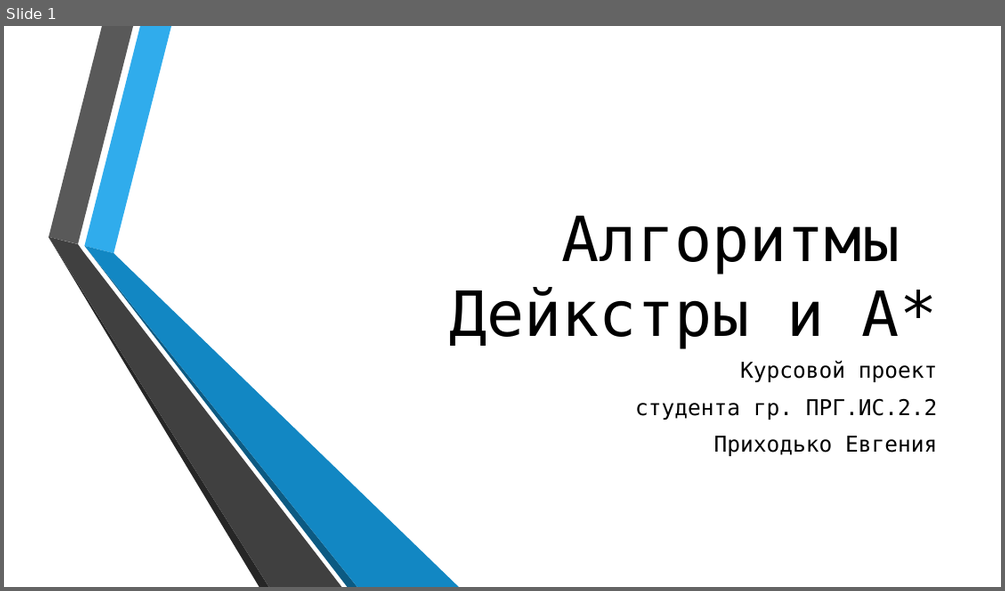
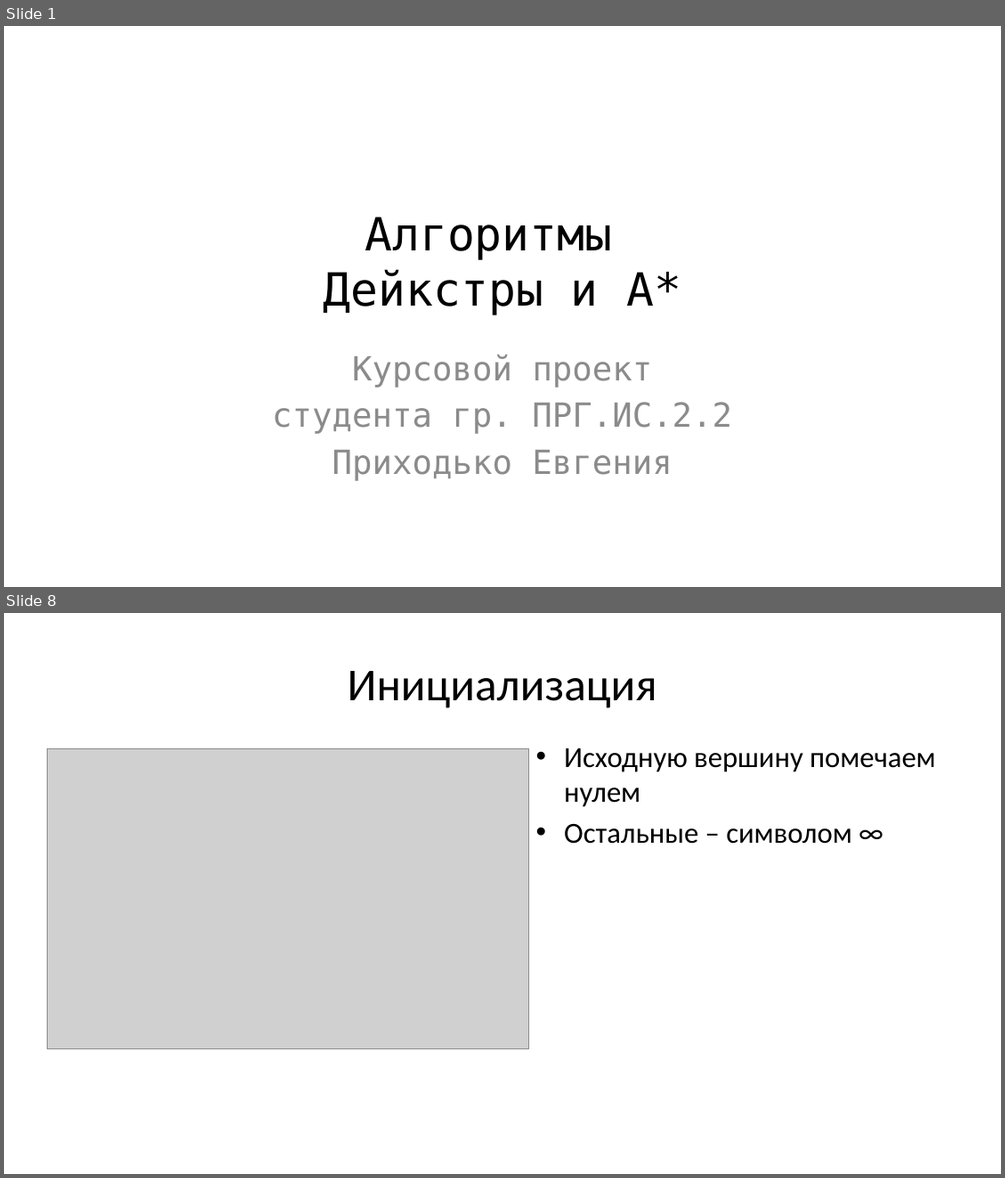
Before and after one commit to Fck-r-sns/Dijkstra-vs-AStar, a slide deck: Презентация.pptx. Shown one above the other, each under a label of ours: slide 1 before the commit, slides 1 and 8 after it; the slides between them are not shown. The pictures are 1005x591 and 1005x1178 pixels, drawn with LibreOffice and Linux fonts; fonts in the diff are those of the drawing; grey boxes stand for pictures; background and template pictures are left out. Boxes give left, top, right and bottom in pixels: in the first picture for what was removed or moved away, otherwise in the second. Text is boxed around its words. In the diff, an @@ line names an element or a change of style, - is before the commit and + after.

```diff
--- a/Презентация.pptx
+++ b/Презентация.pptx
@@ slide 8 added at box(4, 613, 1001, 1174), background #FFFFFF @@
@@ title added at box(348, 671, 657, 708), 44 pt, text #000000 @@
+Инициализация
@@ picture added at box(48, 748, 529, 1048) @@
@@ text added at box(564, 748, 936, 844), 28 pt, text #000000 @@
+• Исходную вершину помечаем нулем
+• Остальные – символом ∞
@@ slide 1 changed as well @@
@@ title "Алгоритмы Дейкстры и A*": place and size @@
-title "Алгоритмы Дейкстры и A*" at box(449, 216, 937, 349)
+title "Алгоритмы Дейкстры и A*" at box(324, 216, 681, 315)
@@ title "Алгоритмы Дейкстры и A*" at box(324, 216, 681, 315): size 60 to 44 pt; alignment right to centre; vertical alignment bottom to middle @@
@@ group removed at box(48, 26, 460, 587): 6 freeform shapes @@
@@ subtitle "Курсовой проект": place and size @@
-subtitle "Курсовой проект" at box(635, 360, 938, 456)
+subtitle "Курсовой проект" at box(272, 354, 732, 480)
@@ subtitle "Курсовой проект" at box(272, 354, 732, 480): size 21 to 32 pt, text colour #000000 to #8C8C8C; alignment right to centre; less space between paragraphs @@
```
Also in this commit, not shown: 27 other slides added, 1 slide removed, 16 other files.
